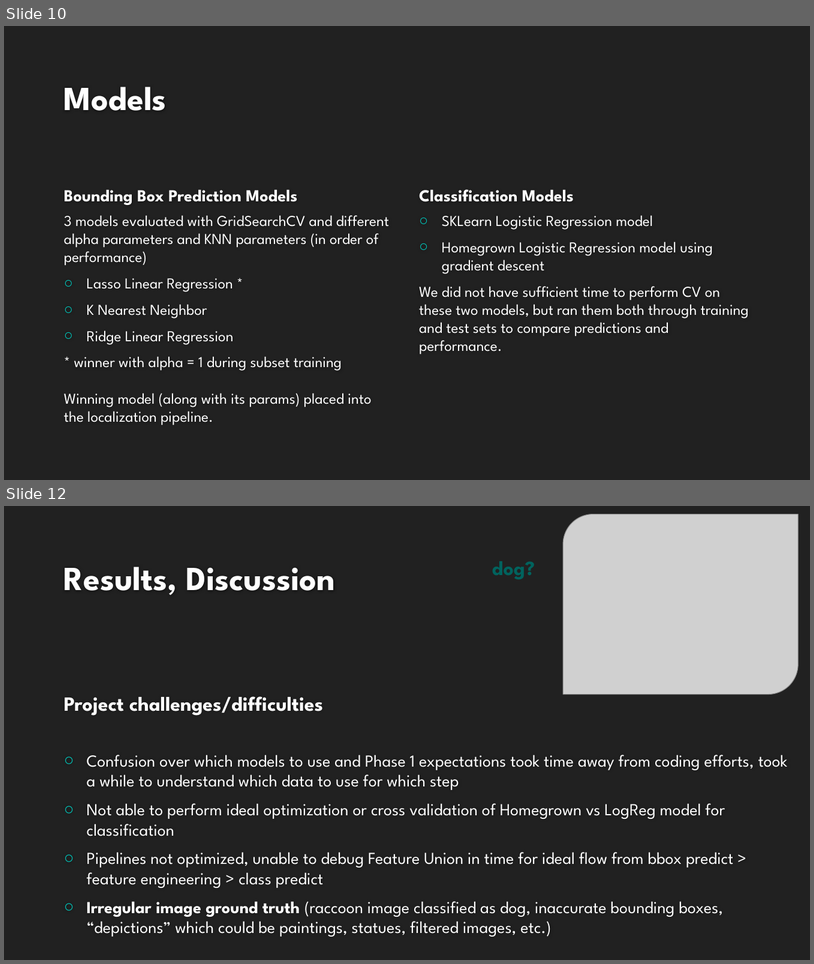
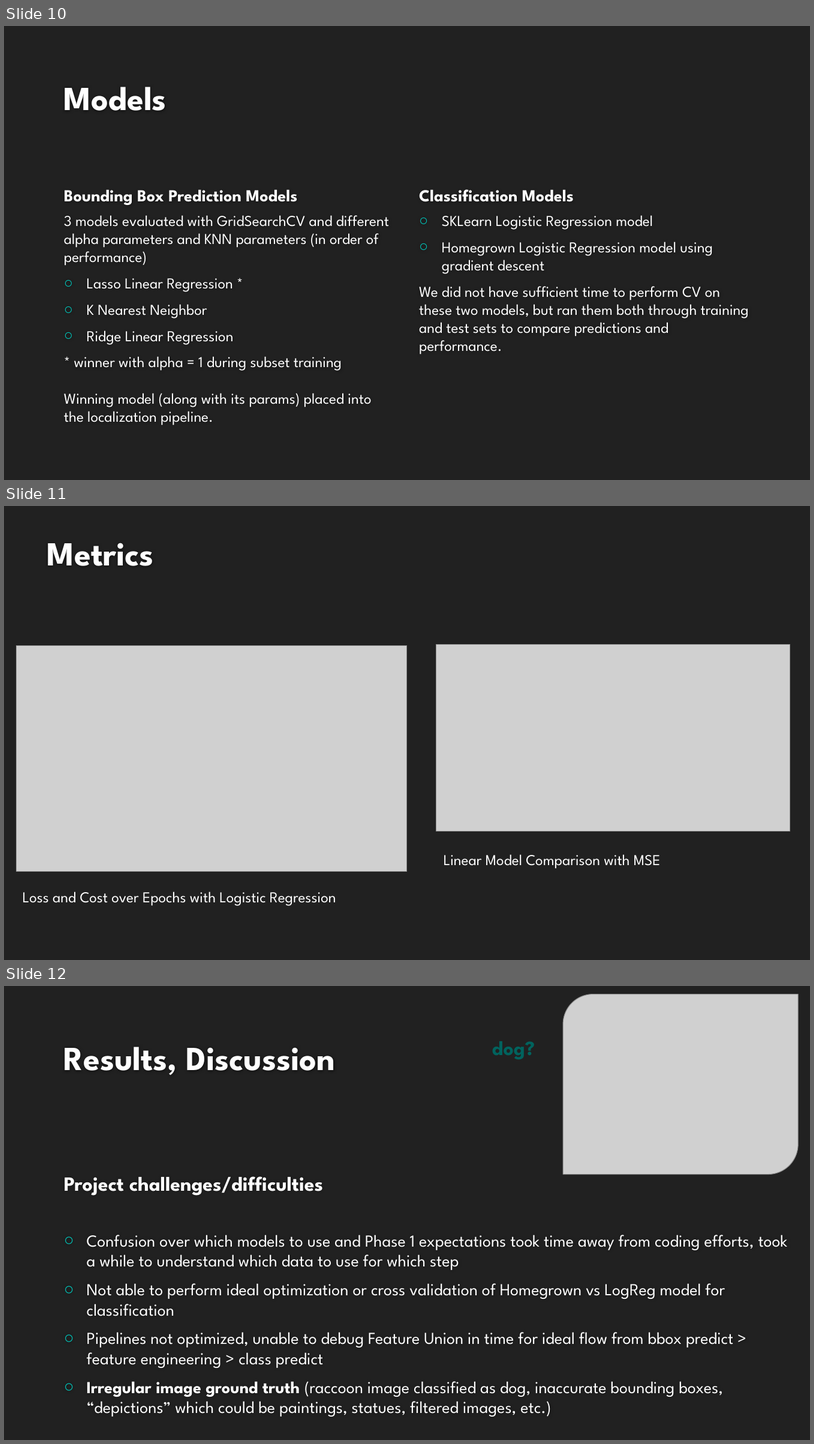
Before and after one commit to LaurenMadar/AML-finalgroup2, a slide deck: other/Group2_Phase1.pptx. Shown one above the other, each under a label of ours: slides 10 and 12 before the commit, slides 10, 11 and 12 after it; the slides between them are not shown. The pictures are 814x964 and 814x1444 pixels, drawn with LibreOffice and Linux fonts; fonts in the diff are those of the drawing; grey boxes stand for pictures; background and template pictures are left out. Boxes give left, top, right and bottom in pixels: in the first picture for what was removed or moved away, otherwise in the second. Text is boxed around its words. In the diff, an @@ line names an element or a change of style, - is before the commit and + after.

Commit message:
Add slide 11 detail, table

```diff
--- a/other/Group2_Phase1.pptx
+++ b/other/Group2_Phase1.pptx
@@ slide 11 added at (x1=4, y1=506, x2=810, y2=960), background #212121 @@
@@ title added at (x1=47, y1=543, x2=153, y2=566), 40 pt, text #FEFEFE, bold @@
+Metrics
@@ picture added at (x1=17, y1=646, x2=408, y2=871) @@
@@ picture added at (x1=437, y1=644, x2=791, y2=831) @@
@@ text added at (x1=444, y1=854, x2=661, y2=868), 18 pt, text #FFFFFF @@
+Linear Model Comparison with MSE
@@ text added at (x1=23, y1=891, x2=336, y2=906), 18 pt, text #FFFFFF @@
+Loss and Cost over Epochs with Logistic Regression
```
Also in this commit, not shown: 1 slide changed, 1 slide removed.
